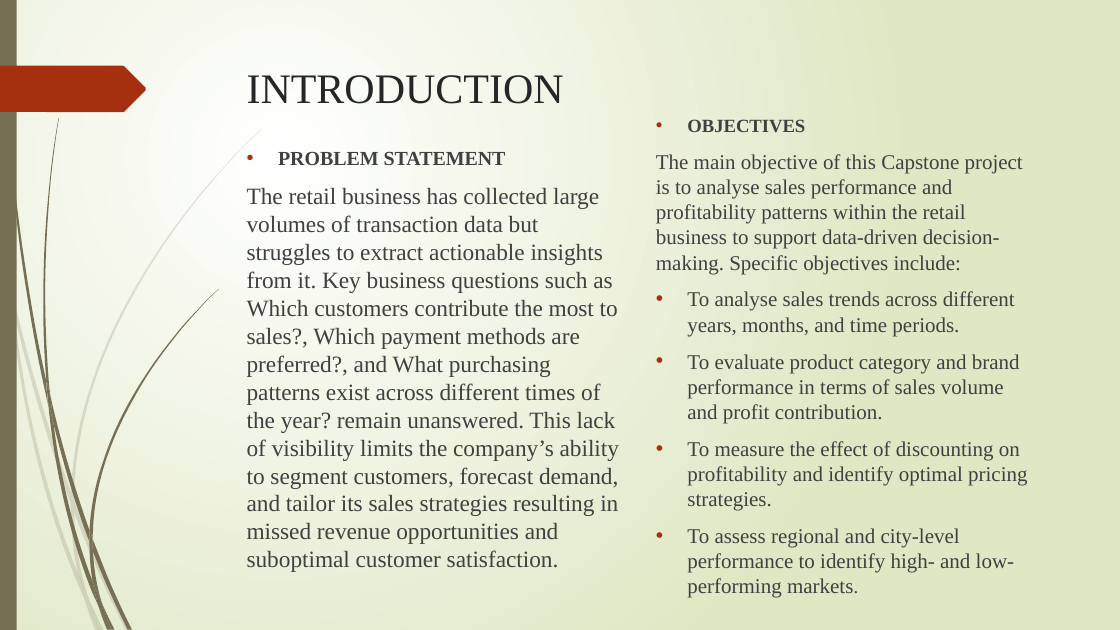
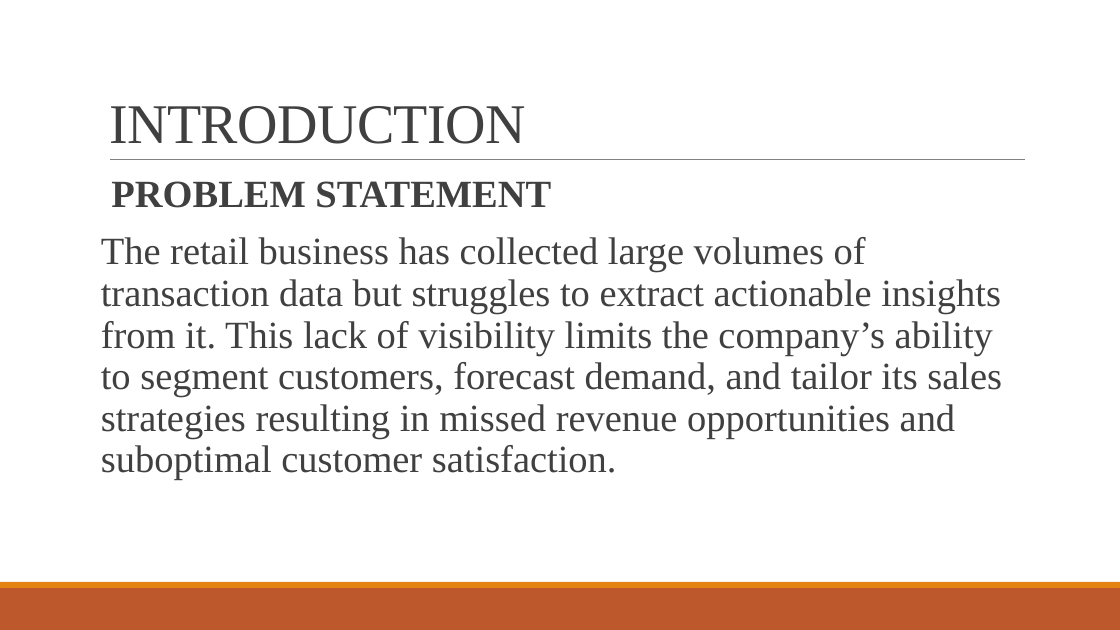
Before and after one commit to raphaelayerteyfloku1-bot/retail-sales-data-analysis, a slide deck: slide 2 of presentation.pptx. Drawn at 1120x630 pixels with LibreOffice and Linux fonts; fonts in the diff are those of the drawing. Boxes give left, top, right and bottom in pixels: in the first picture for what was removed or moved away, otherwise in the second. Text is boxed around its words. In the diff, an @@ line names an element or a change of style, - is before the commit and + after.

```diff
--- a/presentation.pptx
+++ b/presentation.pptx
@@ background gradient #FFFFFF to #DFE8C4 to #FFFFFF @@
@@ rectangle removed at <box>0,0,17,630</box> @@
@@ title "INTRODUCTION": place and size @@
-title "INTRODUCTION" at <box>247,75,564,104</box>
+title "INTRODUCTION" at <box>109,106,526,144</box>
@@ title "INTRODUCTION" at <box>109,106,526,144</box>: size 36 to 48 pt, text colour #262626 to #404040, letter spacing 0 to -0.5 pt; line spacing 1 to 0.85; vertical alignment top to bottom @@
@@ freeform shape removed at <box>0,66,146,112</box> @@
@@ text removed at <box>656,119,1027,598</box> @@
-• OBJECTIVES
-The main objective of this Capstone project is to analyse sales performance and profitability patterns within the retail business to support data-driven decision-making. Specific objectives include:
-• To analyse sales trends across different years, months, and time periods.
-• To evaluate product category and brand performance in terms of sales volume and profit contribution.
-• To measure the effect of discounting on profitability and identify optimal pricing strategies.
-• To assess regional and city-level performance to identify high- and low-performing markets.
@@ text "PROBLEM STATEMENT": place and size @@
-text "PROBLEM STATEMENT" at <box>247,152,619,572</box>
+text "PROBLEM STATEMENT" at <box>101,181,1002,480</box>
@@ line added from (110, 160) to (1026, 160), #808080 0.5 pt @@
@@ text at <box>111,181,551,208</box>: size 17.1 to 33 pt in "PROBLEM STATEMENT"; bullet • to  ; line spacing 1 to 0.9; more space between paragraphs; bullet colour #A53010 to #E48312 @@
@@ text at <box>101,237,1002,480</box>: text changed; size 19.9 to 33 pt @@
-The retail business has collected large volumes of transaction data but struggles to extract actionable insights from it. Key business questions such as Which customers contribute the most to sales?, Which payment methods are preferred?, and What purchasing patterns exist across different times of the year? remain unanswered. This lack of visibility limits the company’s ability to segment customers, forecast demand, and tailor its sales strategies resulting in missed revenue opportunities and suboptimal customer satisfaction.
+The retail business has collected large volumes of transaction data but struggles to extract actionable insights from it. This lack of visibility limits the company’s ability to segment customers, forecast demand, and tailor its sales strategies resulting in missed revenue opportunities and suboptimal customer satisfaction.
@@ rectangle added at <box>0,588,1120,630</box>, fill #BD582C @@
@@ rectangle added at <box>0,582,1120,588</box>, fill #E48312 @@
@@ group removed at <box>0,129,262,630</box>: 10 freeform shapes @@
@@ group removed at <box>3,0,218,630</box>: 12 freeform shapes @@
```
Also in this commit, not shown: 20 other slides changed, 6 slides added, 2 slides removed.
